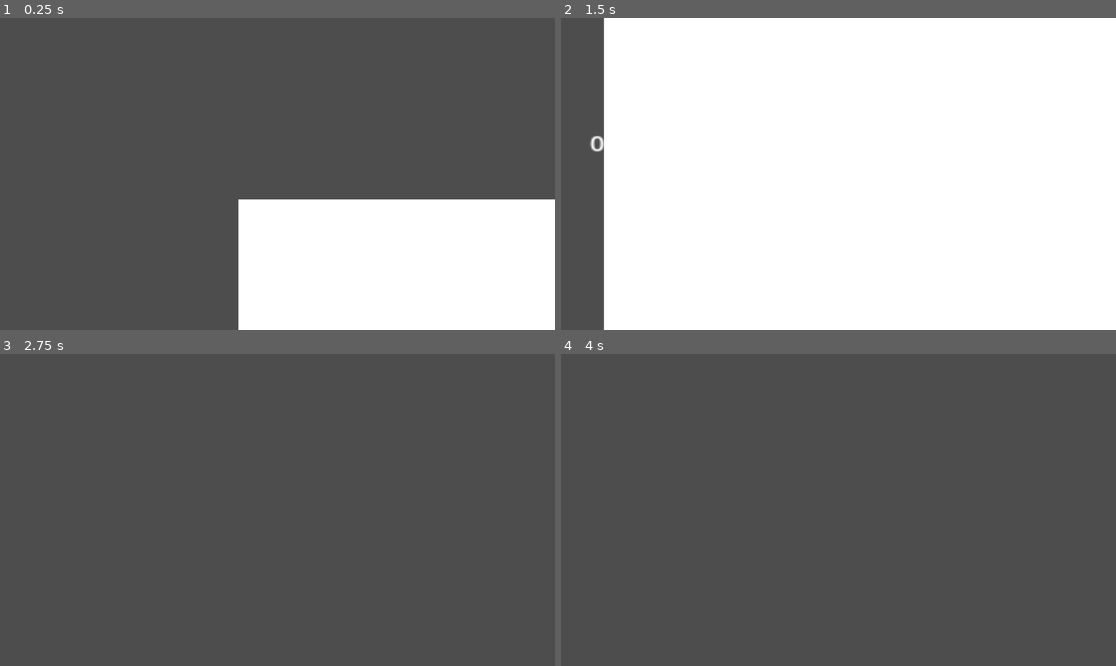
Above: before the commit, frames 1-4 (two rows, left to right).
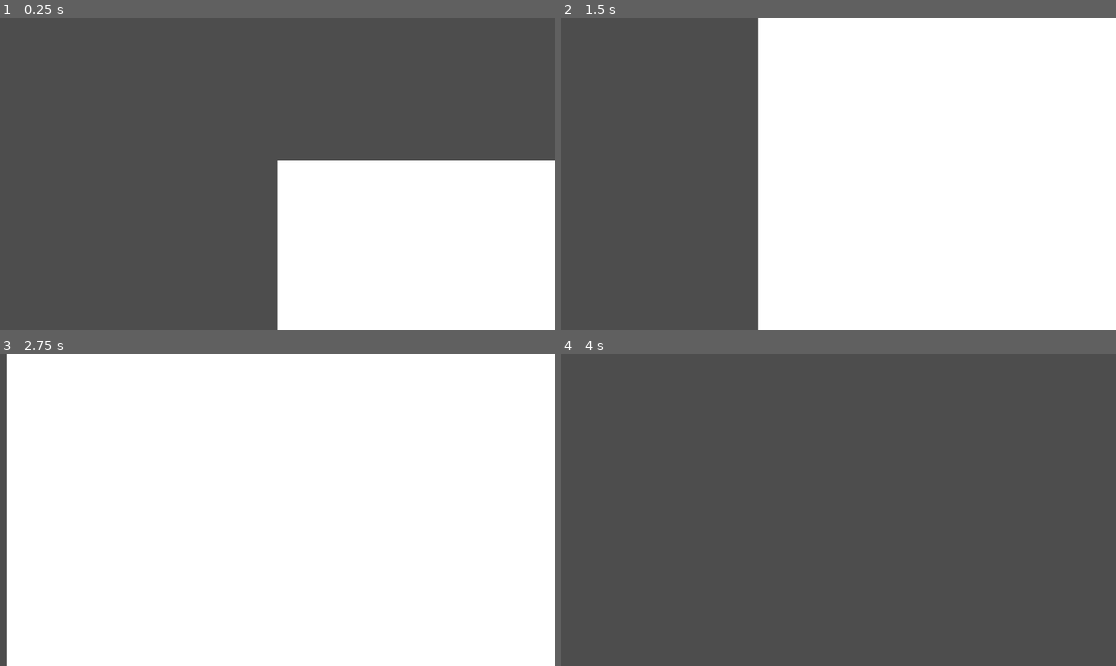
Above: after the commit, the same moments.

Repository: Lueegee1/Skr-t-Kast-Spil
Game: Godot game, scene res://main/root.tscn
The game is run twice, just before and just after one commit, with the same random seed, the same clock (stepped at 60 frames per second) and the same inputs.
Inputs:
- Up to frame 1 (0.25 s): no input
- Up to frame 2 (1.5 s): no input
- Up to frame 3 (2.75 s): no input
- Up to frame 4 (4 s): no input

The runs differ from the first frame. In frame 1, 9.2% of the frame differs, in the area x 42-100%, y 45-100%; in frame 2, 28%; in frame 3, 99%, in the area x 1-100%, y 0-100%; in frame 4, nothing differs.

Commit message:
added launch delay on boot

Diff:
--- a/main/BallMechanics.gd
+++ b/main/BallMechanics.gd
@@ -13,7 +13,7 @@
 
 func _ready() -> void:
 # launches the polygon soon after running the scene
-	get_tree().create_timer(1.0)
+	await get_tree().create_timer(1.0).timeout
 	LaunchRigidBody(launch_angle)
 
 func LaunchRigidBody(angle):
